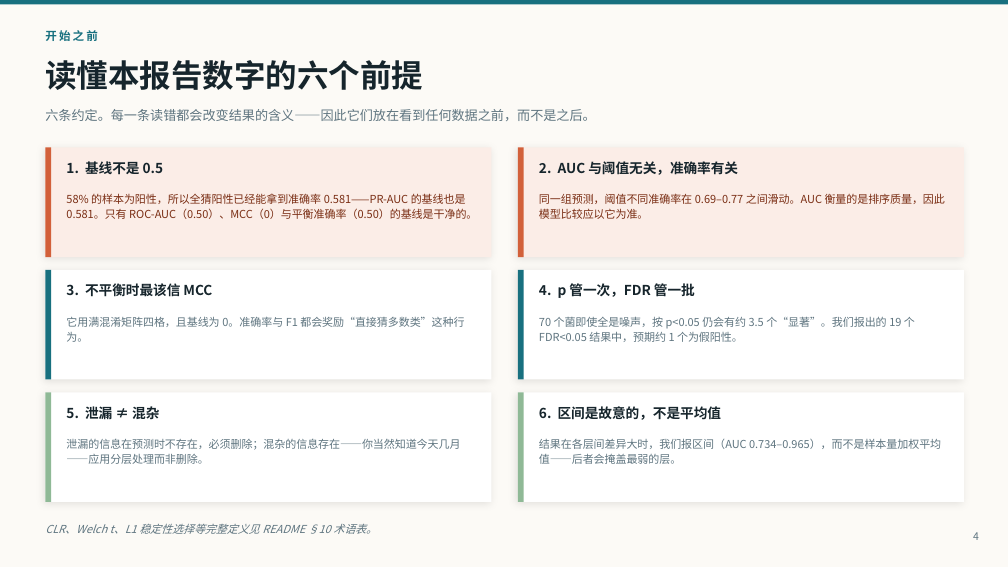
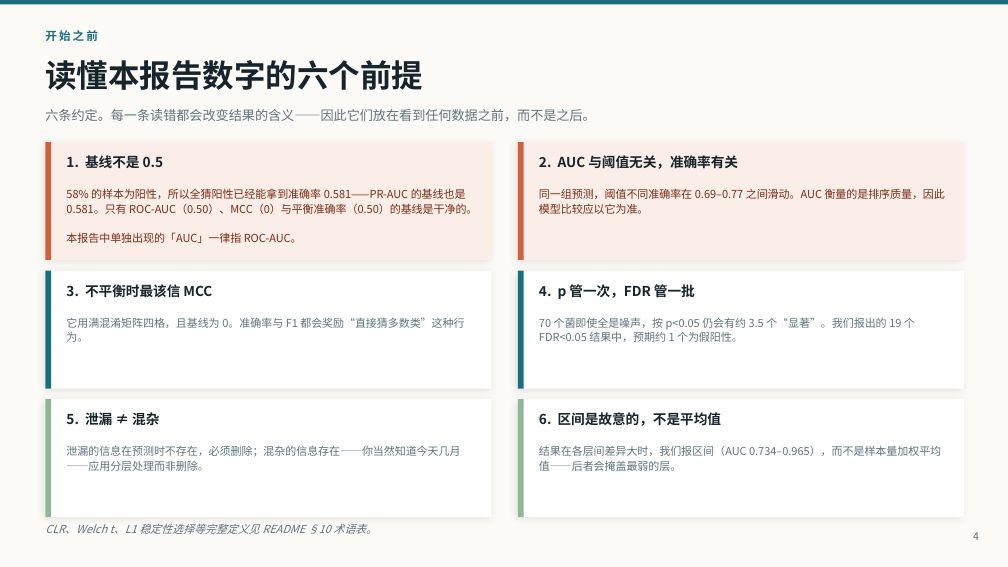
Before and after one commit to pengsihua2023/Christina-machine-learning-project, a slide deck: slide 4 of slides/Influenza_Microbiome_ML_Overview_ZH.pptx. Drawn at 1008x567 pixels with LibreOffice and Linux fonts; fonts in the diff are those of the drawing. Boxes give left, top, right and bottom in pixels: in the first picture for what was removed or moved away, otherwise in the second. Text is boxed around its words. In the diff, an @@ line names an element or a change of style, - is before the commit and + after.

```diff
--- a/slides/Influenza_Microbiome_ML_Overview_ZH.pptx
+++ b/slides/Influenza_Microbiome_ML_Overview_ZH.pptx
@@ rectangle: place and size @@
-rectangle at (45, 147, 492, 257)
+rectangle at (45, 142, 492, 260)
@@ rectangle: place and size @@
-rectangle at (45, 147, 51, 257)
+rectangle at (45, 142, 51, 260)
@@ rectangle: place and size @@
-rectangle at (518, 147, 964, 257)
+rectangle at (518, 142, 964, 260)
@@ rectangle: place and size @@
-rectangle at (518, 147, 523, 257)
+rectangle at (518, 142, 523, 260)
@@ text "1. 基线不是 0.5": place and size @@
-text "1. 基线不是 0.5" at (66, 161, 164, 174)
+text "1. 基线不是 0.5" at (66, 155, 164, 168)
@@ text "2. AUC 与阈值无关，准确率有关": place and size @@
-text "2. AUC 与阈值无关，准确率有关" at (539, 161, 738, 175)
+text "2. AUC 与阈值无关，准确率有关" at (539, 155, 738, 169)
@@ text "同一组预测，阈值不同准确率在 0.69–0.77 之间滑动。AUC 衡量的是排序质量，因此模型比较应以它为准。": place and size @@
-text "同一组预测，阈值不同准确率在 0.69–0.77 之间滑动。AUC 衡量的是排序质量，因此模型比较应以它为准。" at (539, 193, 945, 219)
+text "同一组预测，阈值不同准确率在 0.69–0.77 之间滑动。AUC 衡量的是排序质量，因此模型比较应以它为准。" at (539, 188, 945, 214)
@@ text at (66, 232, 302, 243): paragraph added @@
+本报告中单独出现的「AUC」一律指 ROC-AUC。
@@ rectangle: place and size @@
-rectangle at (45, 270, 492, 380)
+rectangle at (45, 271, 492, 389)
@@ rectangle: place and size @@
-rectangle at (45, 270, 51, 380)
+rectangle at (45, 271, 51, 389)
@@ rectangle: place and size @@
-rectangle at (518, 270, 964, 380)
+rectangle at (518, 271, 964, 389)
@@ rectangle: place and size @@
-rectangle at (518, 270, 523, 380)
+rectangle at (518, 271, 523, 389)
@@ rectangle: place and size @@
-rectangle at (45, 392, 492, 502)
+rectangle at (45, 399, 492, 517)
@@ rectangle: place and size @@
-rectangle at (45, 392, 51, 502)
+rectangle at (45, 399, 51, 517)
@@ text "5. 泄漏 ≠ 混杂": place and size @@
-text "5. 泄漏 ≠ 混杂" at (66, 404, 159, 422)
+text "5. 泄漏 ≠ 混杂" at (66, 411, 159, 429)
@@ rectangle: place and size @@
-rectangle at (518, 392, 964, 502)
+rectangle at (518, 399, 964, 517)
@@ rectangle: place and size @@
-rectangle at (518, 392, 523, 502)
+rectangle at (518, 399, 523, 517)
@@ text "6. 区间是故意的，不是平均值": place and size @@
-text "6. 区间是故意的，不是平均值" at (539, 406, 721, 420)
+text "6. 区间是故意的，不是平均值" at (539, 412, 721, 426)
@@ text "泄漏的信息在预测时不存在，必须删除；混杂的信息存在——你当然知道今天几月——应用分层处理而非删除。": place and size @@
-text "泄漏的信息在预测时不存在，必须删除；混杂的信息存在——你当然知道今天几月——应用分层处理而非删除。" at (66, 439, 460, 464)
+text "泄漏的信息在预测时不存在，必须删除；混杂的信息存在——你当然知道今天几月——应用分层处理而非删除。" at (66, 446, 460, 471)
@@ text "结果在各层间差异大时，我们报区间（AUC 0.734–0.965），而不是样本量加权平均值——后者会掩盖最弱的层。": place and size @@
-text "结果在各层间差异大时，我们报区间（AUC 0.734–0.965），而不是样本量加权平均值——后者会掩盖最弱的层。" at (539, 439, 941, 464)
+text "结果在各层间差异大时，我们报区间（AUC 0.734–0.965），而不是样本量加权平均值——后者会掩盖最弱的层。" at (539, 446, 941, 471)
```
Also in this commit, not shown: 5 other files.
